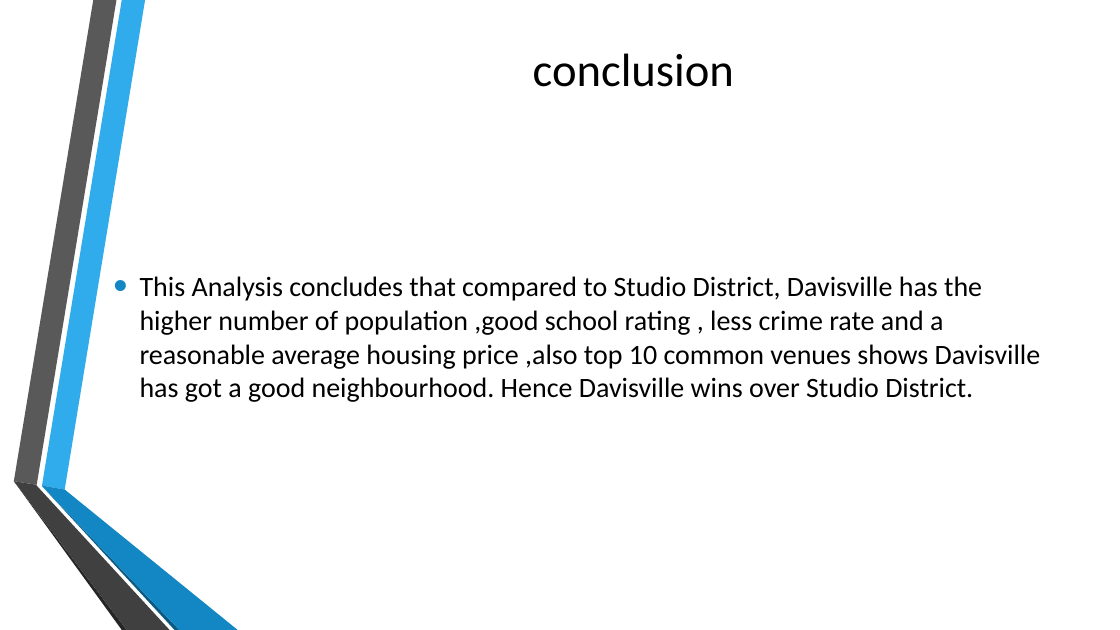
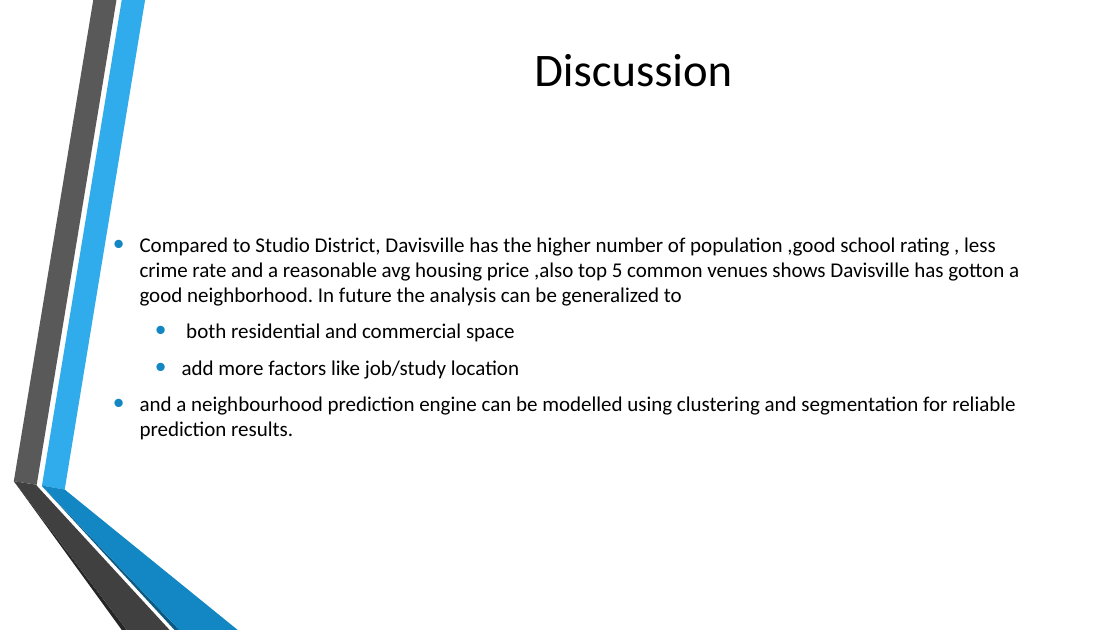
Before and after one commit to steffim88/Coursera_Capstone, a slide deck: slide 19 of Battle of Neighborhoods-Presentation.pptx (slide 18 before the commit). Drawn at 1120x630 pixels with LibreOffice and Linux fonts; fonts in the diff are those of the drawing; background and template pictures are left out. Boxes give left, top, right and bottom in pixels: in the first picture for what was removed or moved away, otherwise in the second. Text is boxed around its words. In the diff, an @@ line names an element or a change of style, - is before the commit and + after.

```diff
--- a/Battle of Neighborhoods-Presentation.pptx
+++ b/Battle of Neighborhoods-Presentation.pptx
@@ title at [534, 54, 732, 87]: text changed @@
-conclusion
+Discussion
@@ text at [140, 237, 1019, 440]: text changed; size 24 to 18 pt @@
-• This Analysis concludes that compared to Studio District, Davisville has the higher number of population ,good school rating , less crime rate and a reasonable average housing price ,also top 10 common venues shows Davisville has got a good neighbourhood. Hence Davisville wins over Studio District.
+• Compared to Studio District, Davisville has the higher number of population ,good school rating , less crime rate and a reasonable avg housing price ,also top 5 common venues shows Davisville has gotton a good neighborhood. In future the analysis can be generalized to
+  • both residential and commercial space
+  • add more factors like job/study location
+• and a neighbourhood prediction engine can be modelled using clustering and segmentation for reliable prediction results.
```
Also in this commit, not shown: 2 slides added.
